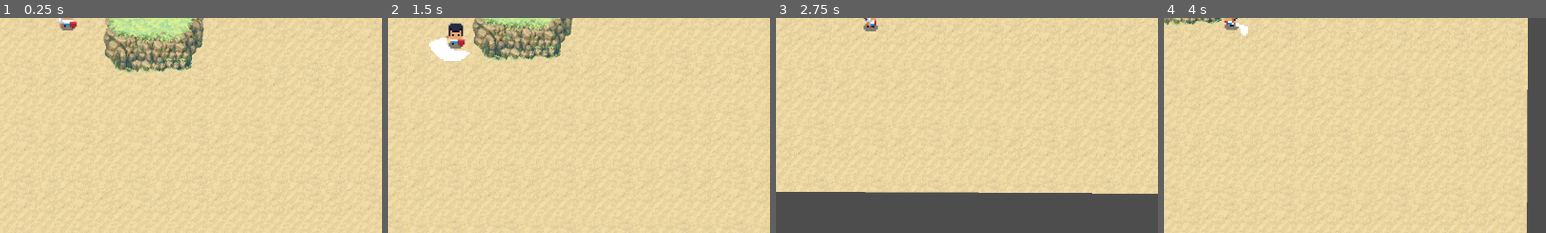
Above: before the commit, frames 1-4 (left to right).
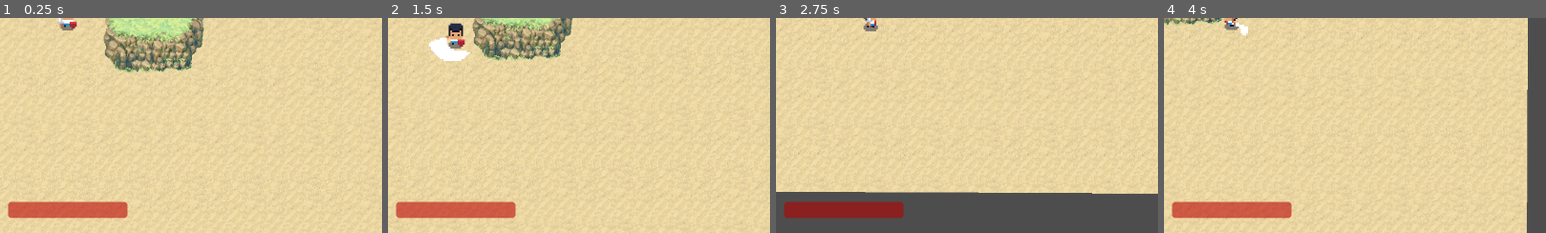
Above: after the commit, the same moments.

Repository: GazelleMag/MagalWarrior
Game: Godot game, scene res://scenes/level.tscn
Same seed, same stepped clock (60 frames per second), same inputs: the game is played once before the commit and once after it.
Inputs (mouse positions are % of the whole screen's width and height, from its top left):
- Up to frame 1 (0.25 s): no input
- Up to frame 2 (1.5 s): tap Enter at 0.5 s; move the mouse to (72, 45) at 0.52 s; hold D (right) 0.53-1.28 s; click (72, 45) at 0.6 s; move the mouse to (30, 55) at 1.27 s; hold S (down) from 1.28 s (still down); click (30, 55) at 1.35 s
- Up to frame 3 (2.75 s): move the mouse to (60, 28) at 2.02 s; release S (down) at 2.03 s; hold D (right) from 2.03 s (still down); click (60, 28) at 2.1 s
- Up to frame 4 (4 s): move the mouse to (45, 70) at 2.77 s; release D (right) at 2.78 s; hold W (up) 2.78-3.53 s; click (45, 70) at 2.85 s; move the mouse to (80, 65) at 3.52 s; hold A (left) from 3.53 s (still down); click (80, 65) at 3.6 s
The pictures show only the part of the screen within x 41-91%, y 50-100%; the shares and areas given below are measured in that part.

The runs differ from the first frame. In frame 1, 2.5% of the frame differs, in the area x 2-34%, y 85-94%; in frame 2, 2.5%; in frame 3, 2.4%; in frame 4, 2.5%.

Commit message:
implemented simple health bar for the player in a UI

Diff:
--- /dev/null
+++ b/scenes/PlayerHealthBar.gd
@@ -0,0 +1,14 @@
+extends ProgressBar
+
+var player: Node2D
+var UI: CanvasLayer
+
+func _ready() -> void:
+	UI = get_parent().get_script()
+	if UI:
+		player = UI.player
+	if player:
+		player.health_changed.connect(update_health_bar)
+
+func update_health_bar() -> void:
+	value = player.currentHealth * 100 / player.maxHealth
--- a/scenes/fighter.gd
+++ b/scenes/fighter.gd
@@ -9,12 +9,12 @@
 var maxHealth: int = 100
 @onready var currentHealth: int = maxHealth
 
-signal healthChanged
+signal health_changed
 
 func _ready() -> void:
 	fighter_animation = $FighterAnimation
 	nav_agent = $NavigationAgent2D
-	healthChanged.emit()
+	health_changed.emit()
 
 func _process(_delta: float) -> void:
 	var direction = to_local(nav_agent.get_next_path_position()).normalized()
@@ -54,7 +54,7 @@
 
 func take_damage() -> void:
 	currentHealth = currentHealth - 10
-	healthChanged.emit()
+	health_changed.emit()
 	if currentHealth <= 0:
 		die()
 
--- a/scenes/healthBar.gd
+++ b/scenes/healthBar.gd
@@ -5,8 +5,8 @@
 func _ready() -> void:
 	character = get_parent()
 	if character:
-		character.healthChanged.connect(update)
+		character.health_changed.connect(update_health_bar)
 
 
-func update() -> void:
+func update_health_bar() -> void:
 	value = character.currentHealth * 100 / character.maxHealth
--- a/scenes/level.tscn
+++ b/scenes/level.tscn
@@ -1,9 +1,10 @@
-[gd_scene load_steps=17 format=3 uid="uid://deds5ji0df5sc"]
+[gd_scene load_steps=18 format=3 uid="uid://deds5ji0df5sc"]
 
 [ext_resource type="Script" path="res://scenes/level.gd" id="1_5y6n4"]
 [ext_resource type="Texture2D" uid="uid://sv4brx747id1" path="res://art/tilesets/TilesetExample.png" id="2_y57rx"]
 [ext_resource type="PackedScene" uid="uid://bq2pty2md6nxg" path="res://scenes/player.tscn" id="3_w2dia"]
 [ext_resource type="PackedScene" uid="uid://bhlxerek50fq" path="res://scenes/fighter.tscn" id="4_ml7uo"]
+[ext_resource type="PackedScene" uid="uid://bw07sh3bxv65d" path="res://scenes/ui.tscn" id="5_cofyv"]
 
 [sub_resource type="TileSetAtlasSource" id="TileSetAtlasSource_7anir"]
 resource_name = "normal ground"
@@ -475,3 +476,5 @@
 [node name="Fighter" parent="." node_paths=PackedStringArray("player") instance=ExtResource("4_ml7uo")]
 position = Vector2(375, 286)
 player = NodePath("../Player")
+
+[node name="UI" parent="." instance=ExtResource("5_cofyv")]
--- a/scenes/player.gd
+++ b/scenes/player.gd
@@ -10,6 +10,11 @@
 var attack_point: Area2D
 var attack_point_collider: CollisionShape2D
 var attack_point_offset: float = 30.0
+
+var maxHealth: int = 100
+@onready var currentHealth: int = maxHealth
+
+signal health_changed
 
 func _ready() -> void:
 	player_animation = $PlayerAnimation
@@ -85,6 +90,10 @@
 func wait_for_attack_animation():
 	await player_animation.animation_finished
 
+func take_damage() -> void:
+	currentHealth = currentHealth - 10
+	health_changed.emit()
+
 # signals
 func _on_player_animation_animation_finished():
 	is_attacking = false
--- /dev/null
+++ b/scenes/ui.gd
@@ -0,0 +1,8 @@
+extends CanvasLayer
+
+var player: Node2D
+var player_health_bar: ProgressBar
+
+func _ready() -> void:
+	player = $"../Player"
+	player_health_bar = $MarginContainer/PlayerHealthBar
--- /dev/null
+++ b/scenes/ui.tscn
@@ -0,0 +1,28 @@
+[gd_scene load_steps=3 format=3 uid="uid://bw07sh3bxv65d"]
+
+[ext_resource type="Script" path="res://scenes/ui.gd" id="1_d7pka"]
+[ext_resource type="Script" path="res://scenes/PlayerHealthBar.gd" id="1_mlsom"]
+
+[node name="UI" type="CanvasLayer"]
+script = ExtResource("1_d7pka")
+
+[node name="MarginContainer" type="MarginContainer" parent="."]
+anchors_preset = 7
+anchor_left = 0.5
+anchor_top = 1.0
+anchor_right = 0.5
+anchor_bottom = 1.0
+offset_left = -100.0
+offset_top = -40.0
+offset_right = 100.0
+grow_horizontal = 2
+grow_vertical = 0
+theme_override_constants/margin_bottom = 25
+
+[node name="PlayerHealthBar" type="ProgressBar" parent="MarginContainer"]
+modulate = Color(1, 0, 0, 1)
+custom_minimum_size = Vector2(200, 27)
+layout_mode = 2
+value = 100.0
+show_percentage = false
+script = ExtResource("1_mlsom")
Not shown, added: scenes/ui.2DC.tmp
Not shown, added: scenes/ui.4CC9.tmp
Not shown, added: scenes/ui.56EA.tmp
Not shown, added: scenes/ui.64DD.tmp
